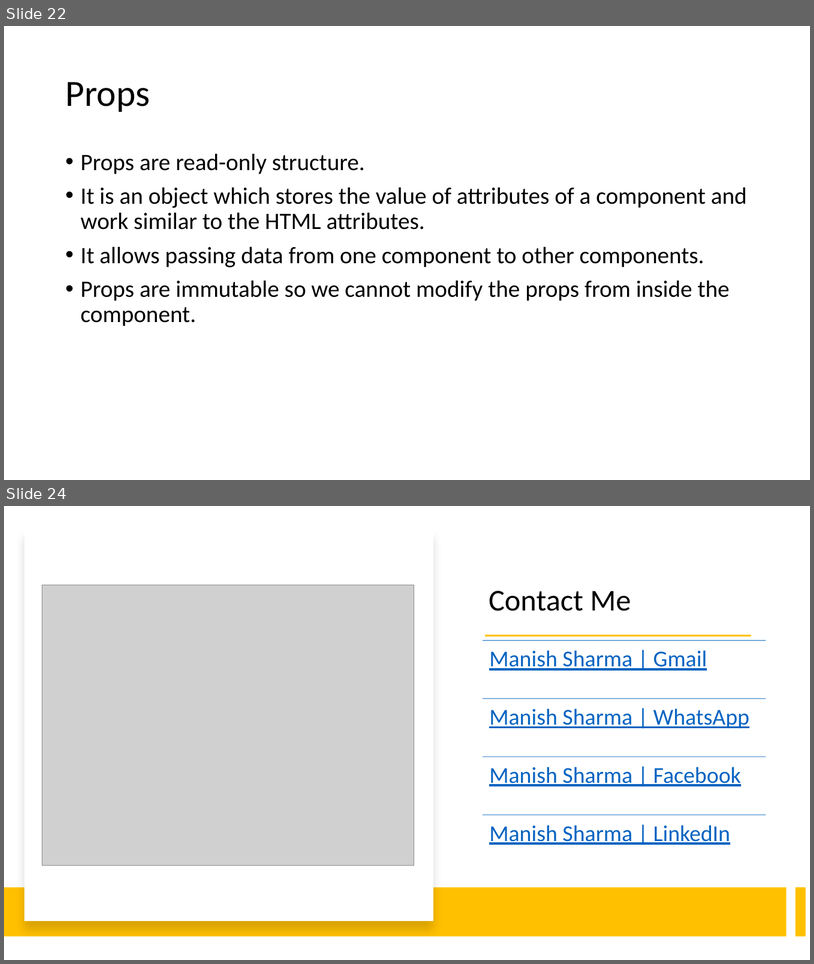
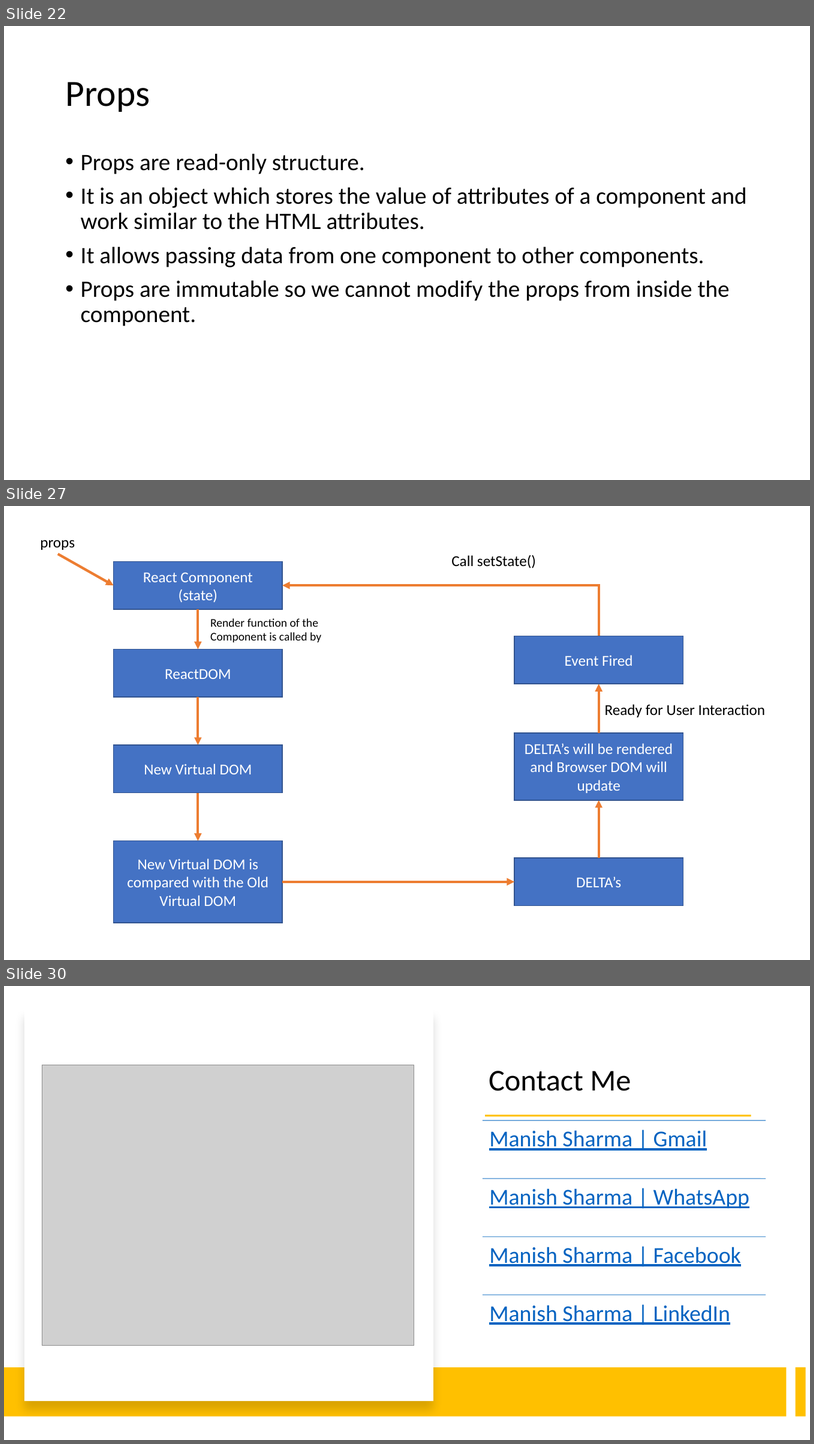
Before and after one commit to explore-with-manish/im-jan24, a slide deck: React/Notes/React.pptx. Shown one above the other, each under a label of ours: slides 22 and 24 before the commit, slides 22, 27 and 30 after it; the slides between them are not shown. The pictures are 814x964 and 814x1444 pixels, drawn with LibreOffice and Linux fonts; fonts in the diff are those of the drawing; grey boxes stand for pictures. Boxes give left, top, right and bottom in pixels: in the first picture for what was removed or moved away, otherwise in the second. Text is boxed around its words. In the diff, an @@ line names an element or a change of style, - is before the commit and + after.

Commit message:
Events

```diff
--- a/React/Notes/React.pptx
+++ b/React/Notes/React.pptx
@@ slide 27 added at (4, 506, 810, 960), background #FFFFFF @@
@@ text added at (40, 540, 75, 550), 18 pt, text #000000 @@
+props
@@ arrow added from (58, 554) to (113, 585), #ED7D31 3 pt @@
@@ text added at (452, 555, 536, 568), 18 pt, text #000000 @@
+Call setState()
@@ rectangle added at (113, 562, 282, 609), fill #4472C4, outline #325491 1 pt, 18 pt, text #FFFFFF @@
+React Component
+(state)
@@ elbow arrow added from (599, 636) to (282, 585), #ED7D31 3 pt @@
@@ arrow added from (198, 609) to (198, 649), #ED7D31 3 pt @@
@@ text added at (210, 618, 321, 642), 14 pt, text #000000 @@
+Render function of the
+Component is called by
@@ rectangle added at (113, 649, 282, 697), fill #4472C4, outline #325491 1 pt, 18 pt, text #FFFFFF @@
+ReactDOM
@@ rectangle added at (515, 636, 683, 684), fill #4472C4, outline #325491 1 pt, 18 pt, text #FFFFFF @@
+Event Fired
@@ arrow added from (599, 733) to (599, 684), #ED7D31 3 pt @@
@@ arrow added from (198, 697) to (198, 745), #ED7D31 3 pt @@
@@ text added at (605, 704, 766, 717), 18 pt, text #000000 @@
+Ready for User Interaction
@@ rectangle added at (515, 733, 683, 800), fill #4472C4, outline #325491 1 pt, 18 pt, text #FFFFFF @@
+DELTA’s will be rendered and Browser DOM will update
@@ rectangle added at (113, 745, 282, 793), fill #4472C4, outline #325491 1 pt, 18 pt, text #FFFFFF @@
+New Virtual DOM
@@ arrow added from (198, 793) to (198, 841), #ED7D31 3 pt @@
@@ arrow added from (599, 858) to (599, 800), #ED7D31 3 pt @@
@@ rectangle added at (113, 841, 282, 922), fill #4472C4, outline #325491 1 pt, 18 pt, text #FFFFFF @@
+New Virtual DOM is compared with the Old Virtual DOM
@@ rectangle added at (515, 858, 683, 905), fill #4472C4, outline #325491 1 pt, 18 pt, text #FFFFFF @@
+DELTA’s
@@ arrow added from (282, 882) to (515, 882), #ED7D31 3 pt @@
@@ what was slide 24 is now slide 30 @@
```
Also in this commit, not shown: 5 other slides added, 3 other files.
